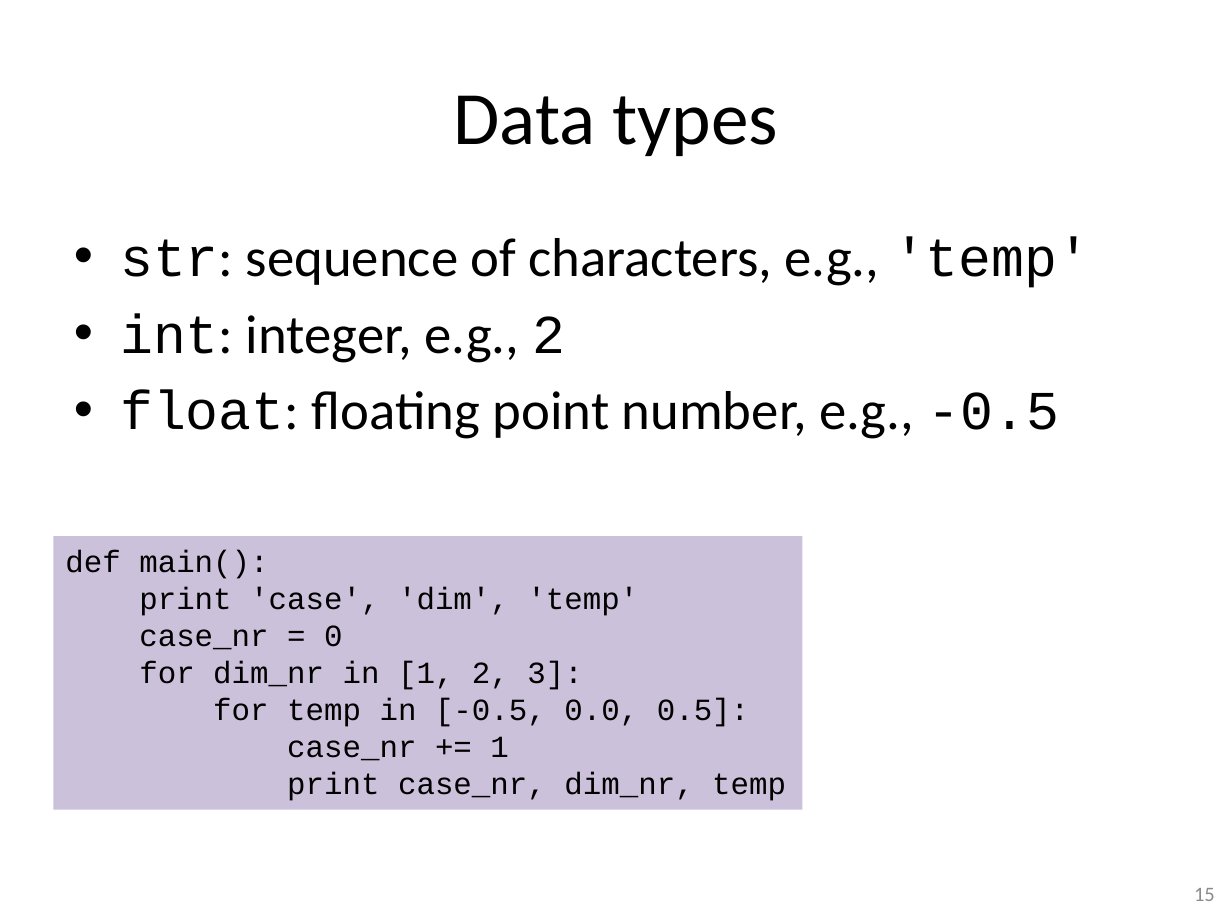
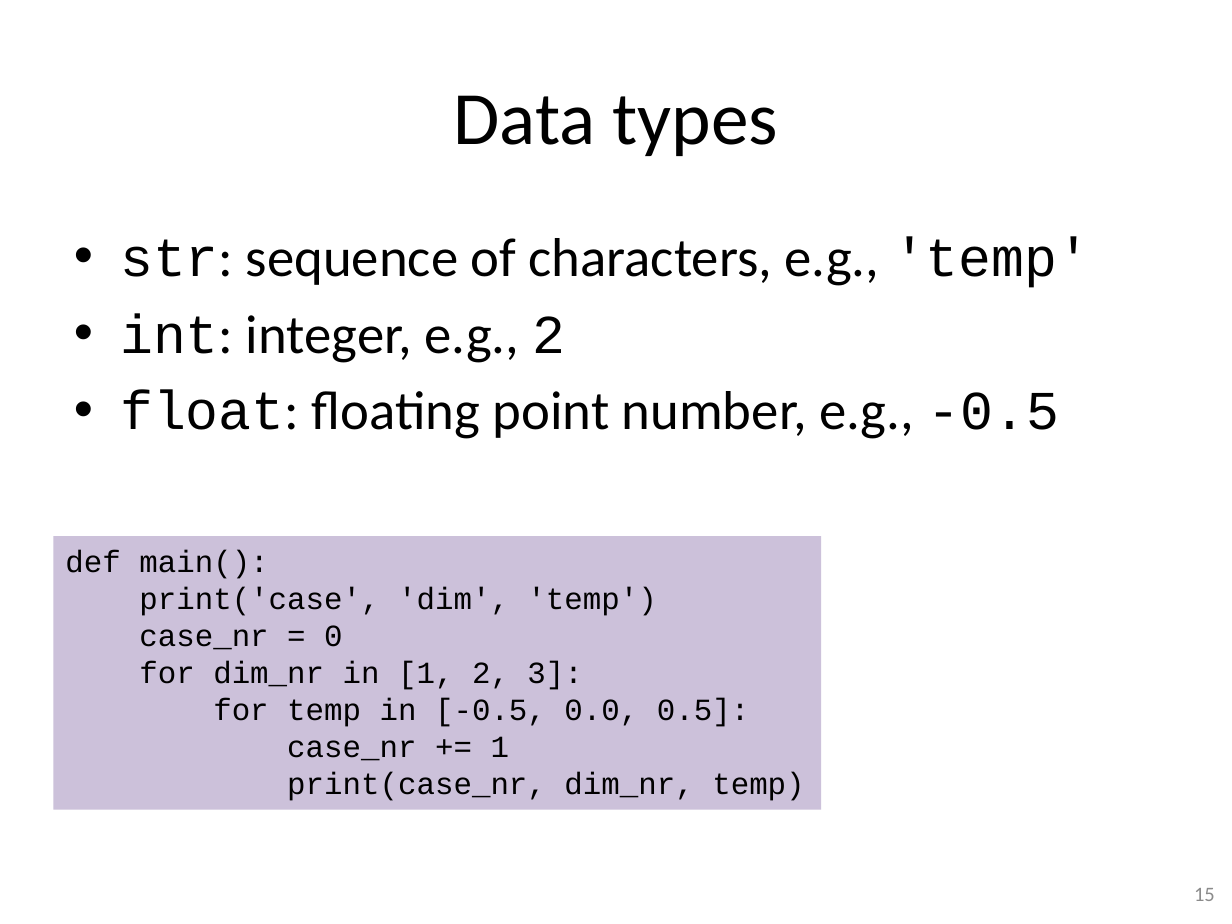
Before and after one commit to gjbex/training-material, a slide deck: slide 15 of Python/python-intro.pptx. Drawn at 1232x924 pixels with LibreOffice and Linux fonts; fonts in the diff are those of the drawing. Boxes give left, top, right and bottom in pixels: in the first picture for what was removed or moved away, otherwise in the second. Text is boxed around its words. In the diff, an @@ line names an element or a change of style, - is before the commit and + after.

```diff
--- a/Python/python-intro.pptx
+++ b/Python/python-intro.pptx
@@ rectangle "def main():": place and size @@
-rectangle "def main():" at box(53, 536, 802, 809)
+rectangle "def main():" at box(53, 536, 821, 809)
@@ text in rectangle at box(139, 587, 656, 616): text changed @@
-print 'case', 'dim', 'temp'
+print('case', 'dim', 'temp')
@@ text in rectangle at box(287, 772, 804, 801): text changed @@
-print case_nr, dim_nr, temp
+print(case_nr, dim_nr, temp)
```
Also in this commit, not shown: 36 other slides changed.
